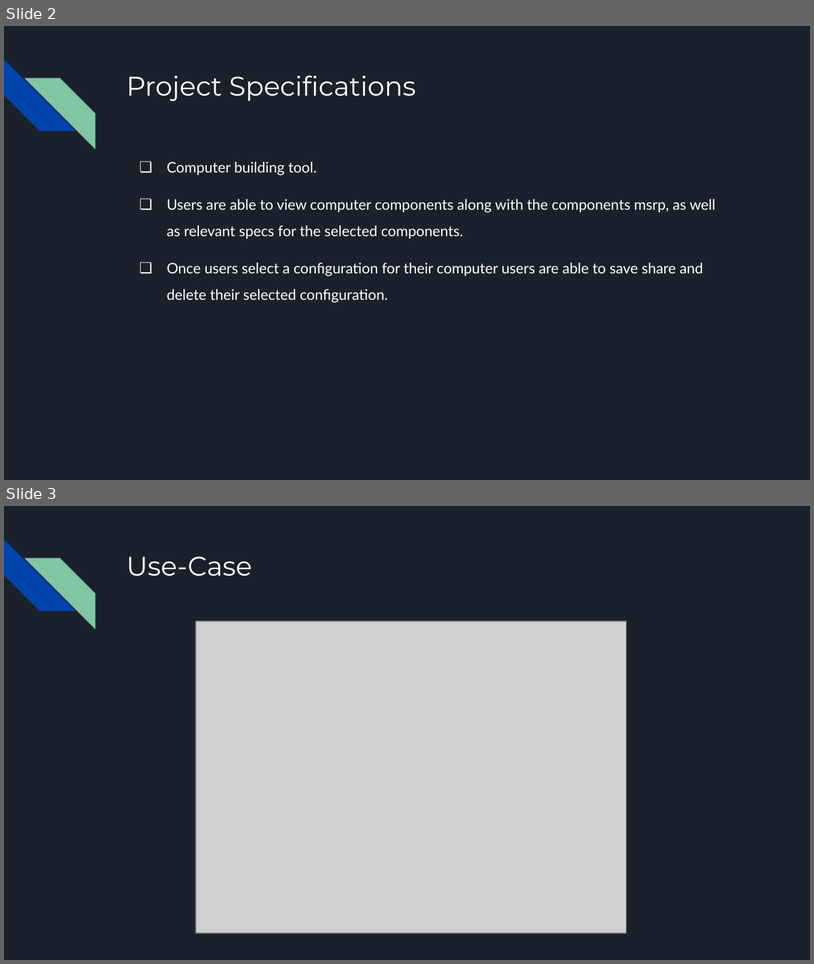
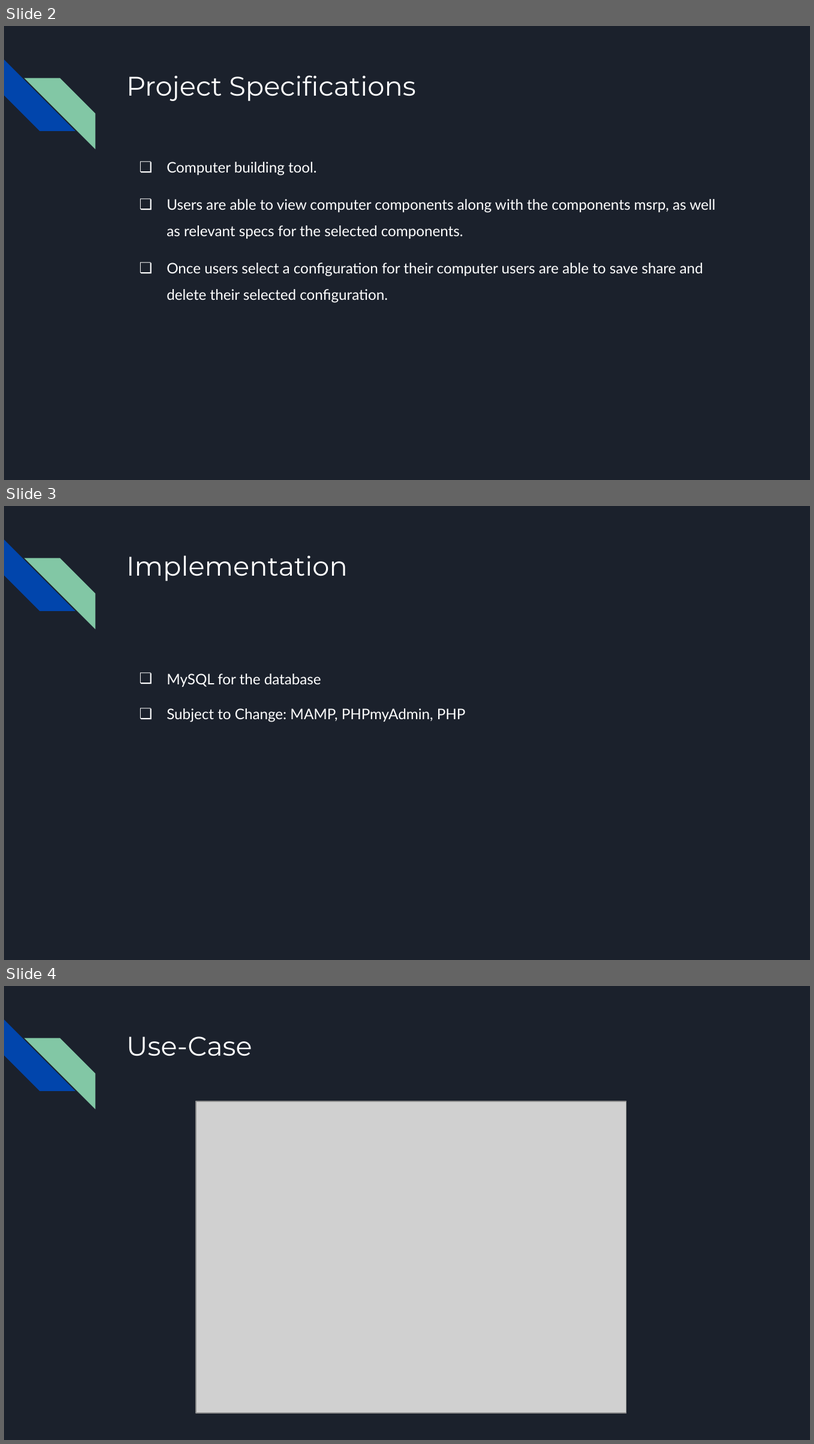
Before and after one commit to jortega99/CSE111_Project, a slide deck: Phase_1/CSE111 Phase 1 Presentation.pptx. Shown one above the other, each under a label of ours: slides 2 and 3 before the commit, slides 2, 3 and 4 after it. The pictures are 814x964 and 814x1444 pixels, drawn with LibreOffice and Linux fonts; fonts in the diff are those of the drawing; grey boxes stand for pictures. Boxes give left, top, right and bottom in pixels: in the first picture for what was removed or moved away, otherwise in the second. Text is boxed around its words. In the diff, an @@ line names an element or a change of style, - is before the commit and + after.

Commit message:
Updated pptx

```diff
--- a/Phase_1/CSE111 Phase 1 Presentation.pptx
+++ b/Phase_1/CSE111 Phase 1 Presentation.pptx
@@ slide 3 added at [4,506,810,960], background #1B212C; not listed: 2 template elements that a slide beside it also shows @@
@@ title added at [126,555,348,581], 24 pt, text #FFFFFF @@
+Implementation
@@ text added at [167,673,466,722], 13 pt, text #FFFFFF @@
+❏ MySQL for the database
+❏ Subject to Change: MAMP, PHPmyAdmin, PHP
@@ what was slide 3 is now slide 4 @@
```
